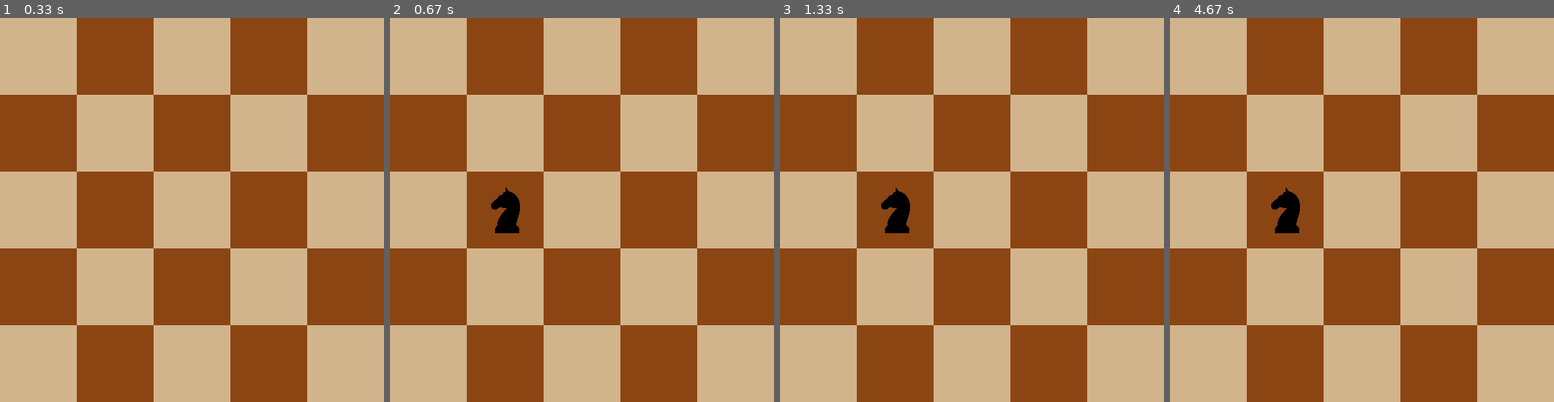
Above: before the commit, frames 1-4 (left to right).
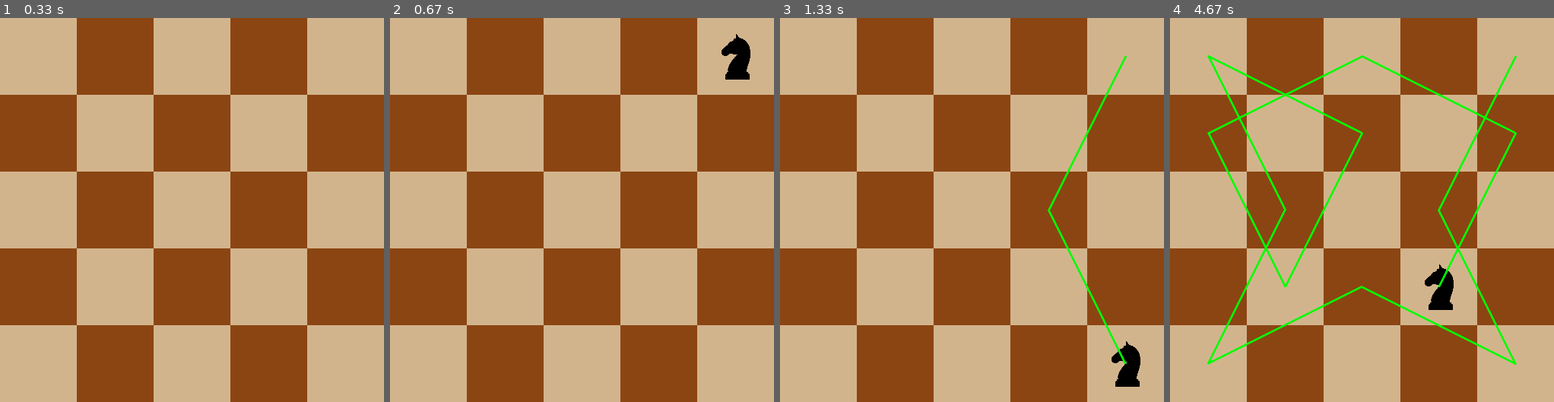
Above: after the commit, the same moments.

Repository: Amaz1ghh/SAE-2.02
Game: pygame game, started from pygameTest1.py
The game is run twice, just before and just after one commit, with the same random seed, the same clock (stepped at 60 frames per second) and the same inputs.
Inputs (mouse positions are in pixels of both pictures, inside the frame that each line leads up to):
- Up to frame 1 (0.33 s): no input
- Up to frame 2 (0.67 s): press the mouse at (489, 213) at 0.37 s; move the mouse to (555, 252) at 0.47 s; release the mouse at (620, 294) at 0.6 s
- Up to frame 3 (1.33 s): no input
- Up to frame 4 (4.67 s): no input

Frame 1 is identical in both runs. In frame 2, 1.2% of the frame differs, in the area x 26-94%, y 4-57%; in frame 3, 1.6%; in frame 4, 3.9%, in the area x 9-91%, y 9-91%.

Commit message:
huihuieshfuis

Diff:
--- a/pygameTest1.py
+++ b/pygameTest1.py
@@ -3,50 +3,64 @@
 
 # Initialisation de Pygame
 pygame.init()
+clock = pygame.time.Clock()
+
+# variable temp
+tabtemp = [5, 14, 25, 18, 21, 12, 1, 8, 17, 6, 3, 10, 19, 22, 11, 2, 9, 20, 23, 16, 7, 4, 13, 24, 15]
+indiceCurentCase = 0
 
 # nb de cases
 LONGUEUR = 5
-LARGEUR = 5
+HAUTEUR = 5
 
 # Définition de la taille de la fenêtre
 TAILLE_CASE = 101
 
-#variable de positionnement du cavalier
+# Variable de positionnement du cavalier
 estPose = False
 x = 0
 y = 0
+
+# Tableau des flèches pour le parcours du cavalier
+tabFl = []
 
 # Couleurs
 blanc = (210, 180, 140)
 noir = (139, 69, 19)
 vert = (0, 255, 0)
 
-#image
+# Image
 image = pygame.image.load("cavalier.png")
 image = pygame.transform.scale(image, (TAILLE_CASE, TAILLE_CASE))
 
 
 # fonction qui place le cavalier
 
-def initPoseCavalier(x,y):
-    casex = x // TAILLE_CASE
-    casey = y // TAILLE_CASE
-    return (casex*TAILLE_CASE,casey*TAILLE_CASE)
+def deplacerCavalier(caseIndice):
+    indicex = (caseIndice-1) % LONGUEUR * TAILLE_CASE
+    indicey = (caseIndice-1) // LONGUEUR * TAILLE_CASE
+    return (indicex, indicey)
+
+def centreCase(caseCoord):
+    indicex = caseCoord[0] + TAILLE_CASE/2
+    indicey = caseCoord[1] + TAILLE_CASE/2
+    return (indicex, indicey)
+
 
 
 # Création de la fenêtre
-fenetre = pygame.display.set_mode((TAILLE_CASE*LONGUEUR, TAILLE_CASE*LARGEUR))
+fenetre = pygame.display.set_mode((TAILLE_CASE*LONGUEUR, TAILLE_CASE*HAUTEUR))
 pygame.display.set_caption("Échiquier Vierge")
 
 # Boucle principale
 while True:
 
     # Dessin de l'échiquier
-    fenetre.fill(blanc)
+    fenetre.fill((0, 0, 0))
     for ligne in range(LONGUEUR):
-        for colonne in range(LARGEUR):
+        for colonne in range(HAUTEUR):
             couleur_case = blanc if (ligne + colonne) % 2 == 0 else noir
-            pygame.draw.rect(fenetre, couleur_case, (colonne * TAILLE_CASE, ligne * TAILLE_CASE, TAILLE_CASE, TAILLE_CASE))
+            pygame.draw.rect(fenetre, couleur_case, (ligne * TAILLE_CASE, colonne * TAILLE_CASE, TAILLE_CASE, TAILLE_CASE))
 
     for event in pygame.event.get():
 
@@ -55,7 +69,6 @@
             sys.exit()
 
         if event.type == pygame.MOUSEBUTTONDOWN and not estPose and event.button == 1:
-            x,y = initPoseCavalier(event.pos[0], event.pos[1])
             estPose = True
 
         if event.type == pygame.MOUSEMOTION and not estPose:
@@ -63,14 +76,31 @@
             y = event.pos[1]
 
     if estPose:
-        fenetre.blit(image, (x,y))
+        fenetre.blit(image, deplacerCavalier(tabtemp[indiceCurentCase]))
+        if indiceCurentCase < len(tabtemp) and indiceCurentCase > 0 :
+                pos1 = centreCase(deplacerCavalier(tabtemp[indiceCurentCase-1]))
+                pos2 = centreCase(deplacerCavalier(tabtemp[indiceCurentCase]))
+                tabFl.append((pos1, pos2))
+        if indiceCurentCase < len(tabtemp) - 1:
+            indiceCurentCase+=1
+
+
     elif x != 0 and y != 0:
         pygame.draw.rect(fenetre, vert,(x//TAILLE_CASE*TAILLE_CASE,y//TAILLE_CASE*TAILLE_CASE, TAILLE_CASE,TAILLE_CASE), 5)
 
+    # Dessin du chemin
+    for fl in tabFl:
+        pygame.draw.line(fenetre, vert, fl[0], fl[1], 3)
 
 
     # Rafraîchissement de l'affichage
     pygame.display.flip()
 
+    if estPose:
+        clock.tick(3)
+    else:
+        clock.tick(60)
+
+
 
 # Fin du programme
--- /dev/null
+++ b/pygameTestMvt.py
@@ -0,0 +1,28 @@
+import pygame, sys, random
+from pygame.locals import *
+
+pygame.init()
+clock = pygame.time.Clock()
+
+windowWidth = 640
+windowHeight = 480
+squareX = 0
+squareY = 0
+YELLOW = (255, 255, 0)
+
+surface = pygame.display.set_mode((windowWidth, windowHeight))
+pygame.display.set_caption('Se déplacer et animer les objets !')
+
+while True:
+
+    surface.fill((0, 0, 0))
+
+    # dessiner des rectangles aléatoires
+    pygame.draw.rect(surface, YELLOW, (random.randint(0, windowWidth), random.randint(0, windowHeight), 20, 20))
+
+    for event in pygame.event.get():
+        if event.type == pygame.QUIT:
+            pygame.quit()
+            sys.exit()
+    clock.tick(60)
+    pygame.display.update()
